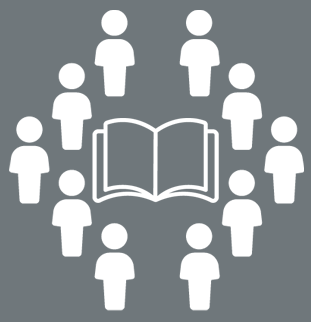
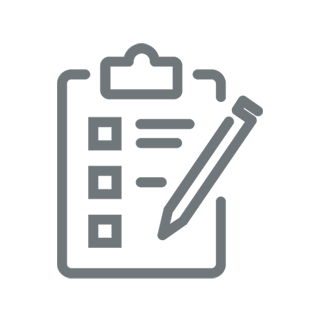
Before/after of a (311, 322) layered artwork. What changed in the layer stack:
showed "Layer 6" over [57, 43, 263, 279]
hid "Layer 5" over [92, 118, 219, 203]
hid "Layer 4" over [9, 10, 304, 311]
hid "Layer 1" over [0, 0, 311, 322]
hid "Layer 0" over [0, 0, 311, 322]
